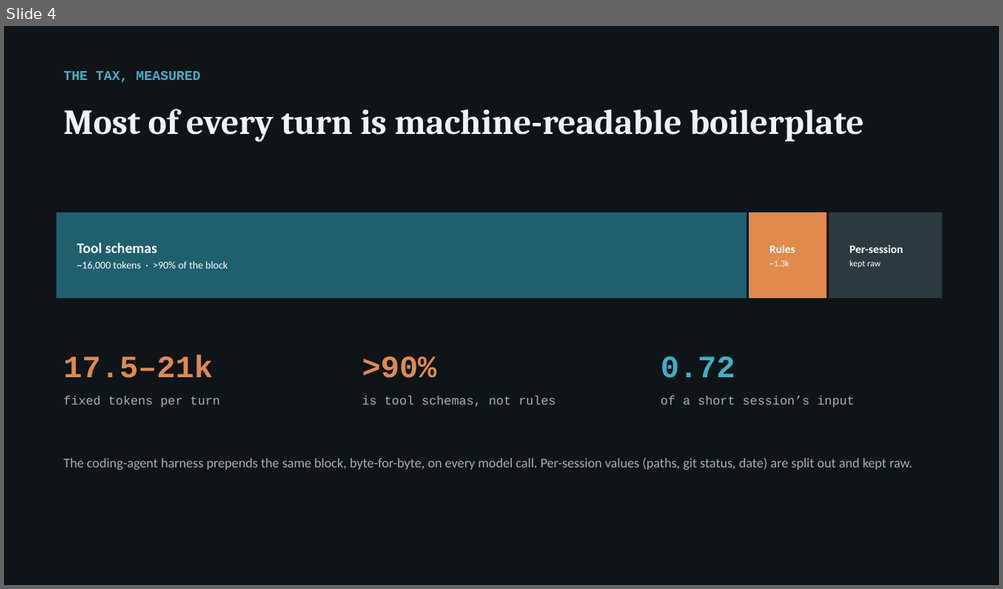
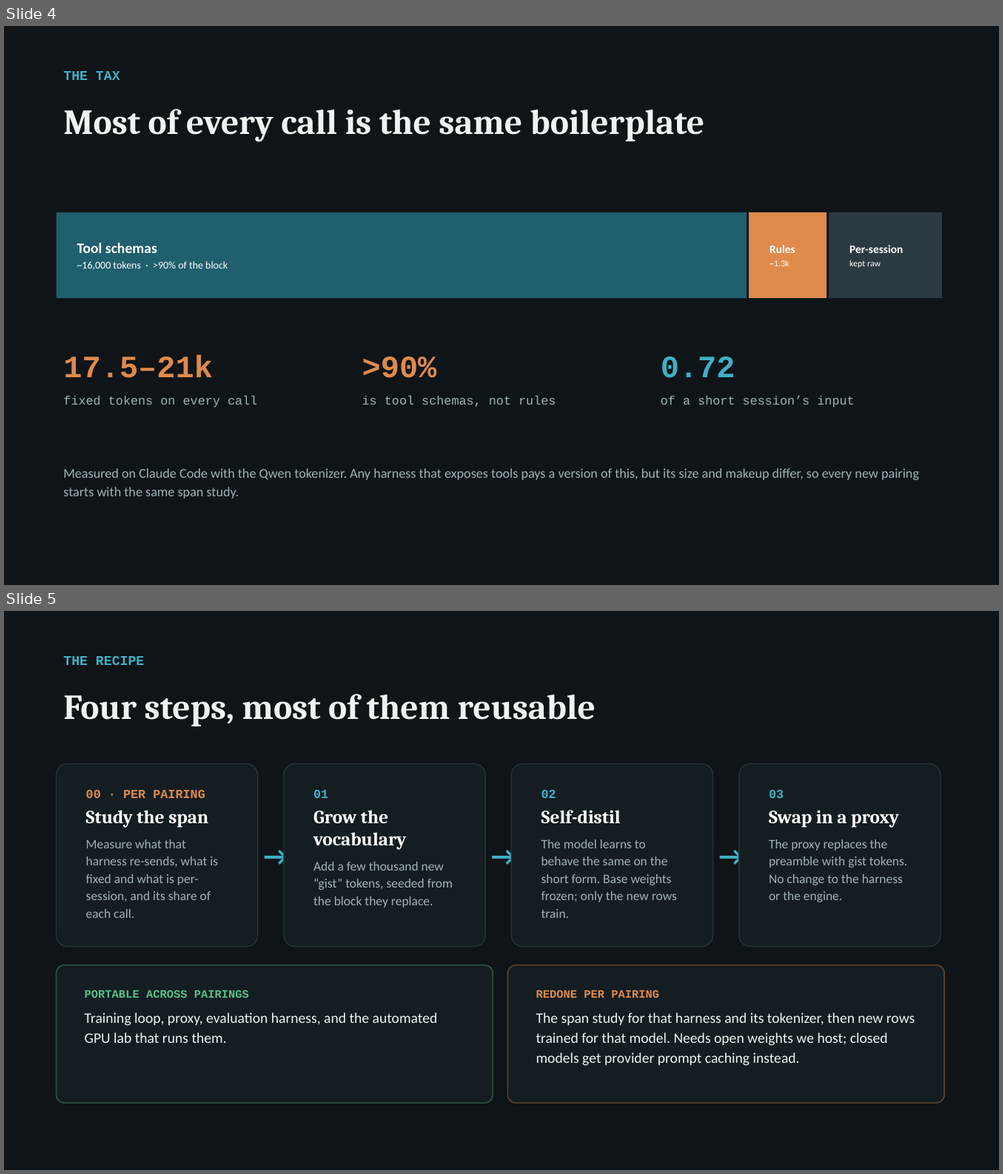
Before and after one commit to arunmenon/gisting-coding-agent, a slide deck: Gisting-CTO-deck.pptx. Shown one above the other, each under a label of ours: slide 4 before the commit, slides 4 and 5 after it. The pictures are 1003x589 and 1003x1174 pixels, drawn with LibreOffice and Linux fonts; fonts in the diff are those of the drawing. Boxes give left, top, right and bottom in pixels: in the first picture for what was removed or moved away, otherwise in the second. Text is boxed around its words. In the diff, an @@ line names an element or a change of style, - is before the commit and + after.

Commit message:
Deck: reframe gisting as a Lattice cost pillar
Four-lever cost equation (meta-harness, gisting, adaptive routing,
distillation), recipe with a per-pairing span study as step zero,
portable vs per-pairing split, Jetstream PDLC fit (inner loop, outer
loop, memory), ask for a second harness and model pairing. Run-level
corrections and the per-dollar table move to the appendix. HTML and
PowerPoint rebuilt in sync; white paper content unchanged.

```diff
--- a/Gisting-CTO-deck.pptx
+++ b/Gisting-CTO-deck.pptx
@@ slide 5 added at (4,611,999,1170), background #FFFFFF @@
@@ rectangle added at (4,611,999,1170), fill #0E1417 @@
@@ text added at (63,656,144,665), 13 pt, text #3FB0C6, bold @@
+THE RECIPE
@@ text added at (63,694,595,726), 34 pt, text #EEF3F3, bold @@
+Four steps, most of them reusable
@@ rounded rectangle added at (57,764,258,947), fill #141D21, outline #25333A 1 pt @@
@@ rounded rectangle added at (284,764,485,947), fill #141D21, outline #25333A 1 pt @@
@@ rounded rectangle added at (512,764,713,947), fill #141D21, outline #25333A 1 pt @@
@@ rounded rectangle added at (739,764,940,947), fill #141D21, outline #25333A 1 pt @@
@@ text added at (86,789,218,918), 12.5 pt, text #9FB2B6 @@
+00 · PER PAIRING
+Study the span
+Measure what that harness re-sends, what is fixed and what is per-session, and its share of each call.
@@ text added at (313,790,452,908), 12.5 pt, text #9FB2B6 @@
+01
+Grow the vocabulary
+Add a few thousand new “gist” tokens, seeded from the block they replace.
@@ text added at (541,790,677,918), 12.5 pt, text #9FB2B6 @@
+02
+Self-distil
+The model learns to behave the same on the short form. Base weights frozen; only the new rows train.
@@ text added at (768,790,907,903), 12.5 pt, text #9FB2B6 @@
+03
+Swap in a proxy
+The proxy replaces the preamble with gist tokens. No change to the harness or the engine.
@@ text added at (256,829,290,881), 26 pt, text #3FB0C6, bold @@
+→
@@ text added at (484,829,518,881), 26 pt, text #3FB0C6, bold @@
+→
@@ text added at (711,829,745,881), 26 pt, text #3FB0C6, bold @@
+→
@@ rounded rectangle added at (57,965,492,1103), fill #141D21, outline #2C5040 1.25 pt @@
@@ rounded rectangle added at (508,965,944,1103), fill #141D21, outline #5A402A 1.25 pt @@
@@ text added at (85,990,438,1043), 14 pt, text #EEF3F3 @@
+PORTABLE ACROSS PAIRINGS
+Training loop, proxy, evaluation harness, and the automated GPU lab that runs them.
@@ text added at (536,990,914,1066), 14 pt, text #EEF3F3 @@
+REDONE PER PAIRING
+The span study for that harness and its tokenizer, then new rows trained for that model. Needs open weights we host; closed models get provider prompt caching instead.
@@ slide 4 changed as well @@
@@ text at (63,71,120,80): text changed @@
-THE TAX, MEASURED
+THE TAX
@@ text at (63,109,705,141): text changed @@
-Most of every turn is machine-readable boilerplate
+Most of every call is the same boilerplate
@@ text at (63,396,257,408): text changed @@
-fixed tokens per turn
+fixed tokens on every call
@@ text at (63,469,919,499): text changed @@
-The coding-agent harness prepends the same block, byte-for-byte, on every model call. Per-session values (paths, git status, date) are split out and kept raw.
+Measured on Claude Code with the Qwen tokenizer. Any harness that exposes tools pays a version of this, but its size and makeup differ, so every new pairing starts with the same span study.
```
Also in this commit, not shown: 6 other slides changed, 7 other slides added, 7 slides removed, 4 other files.
